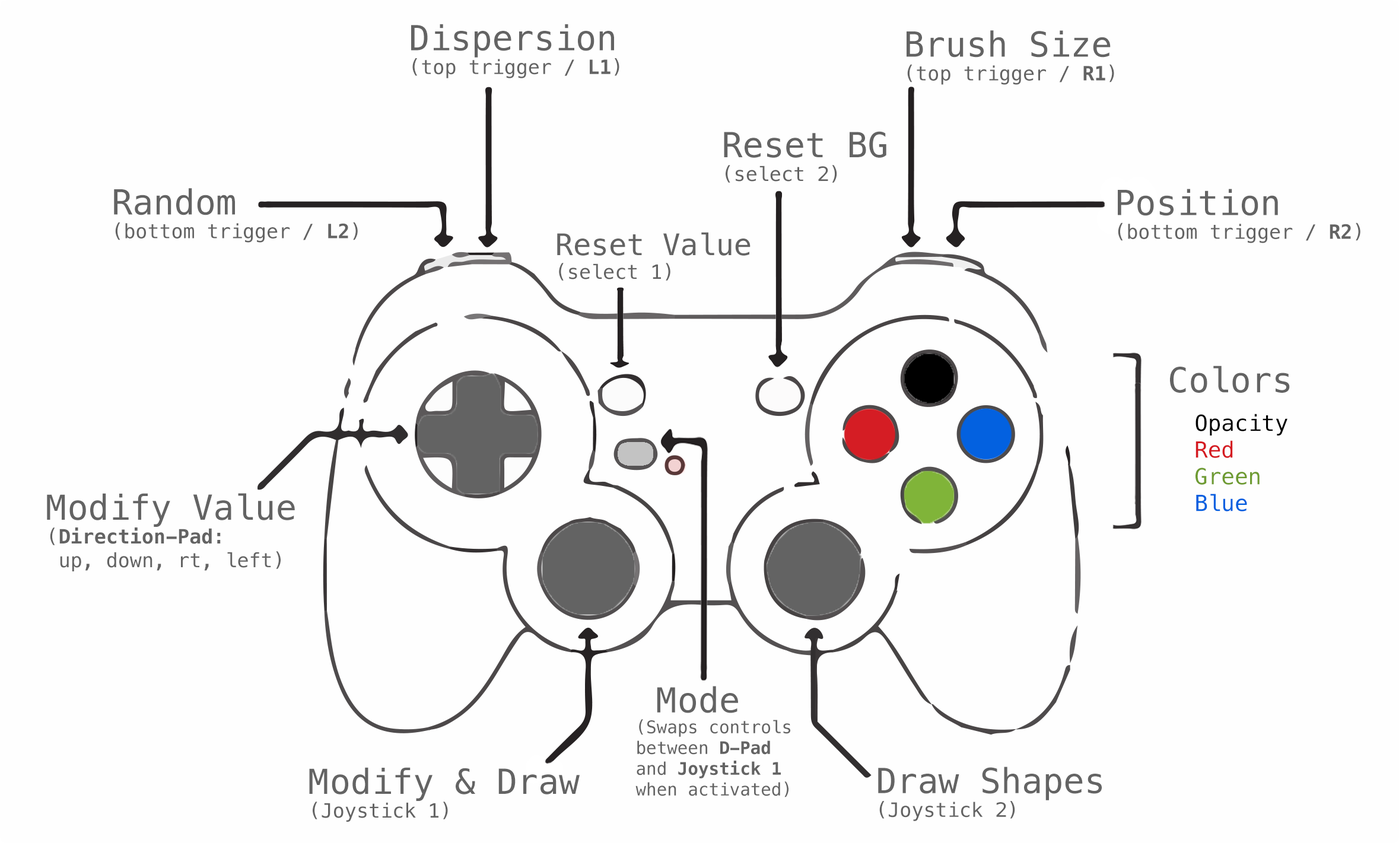
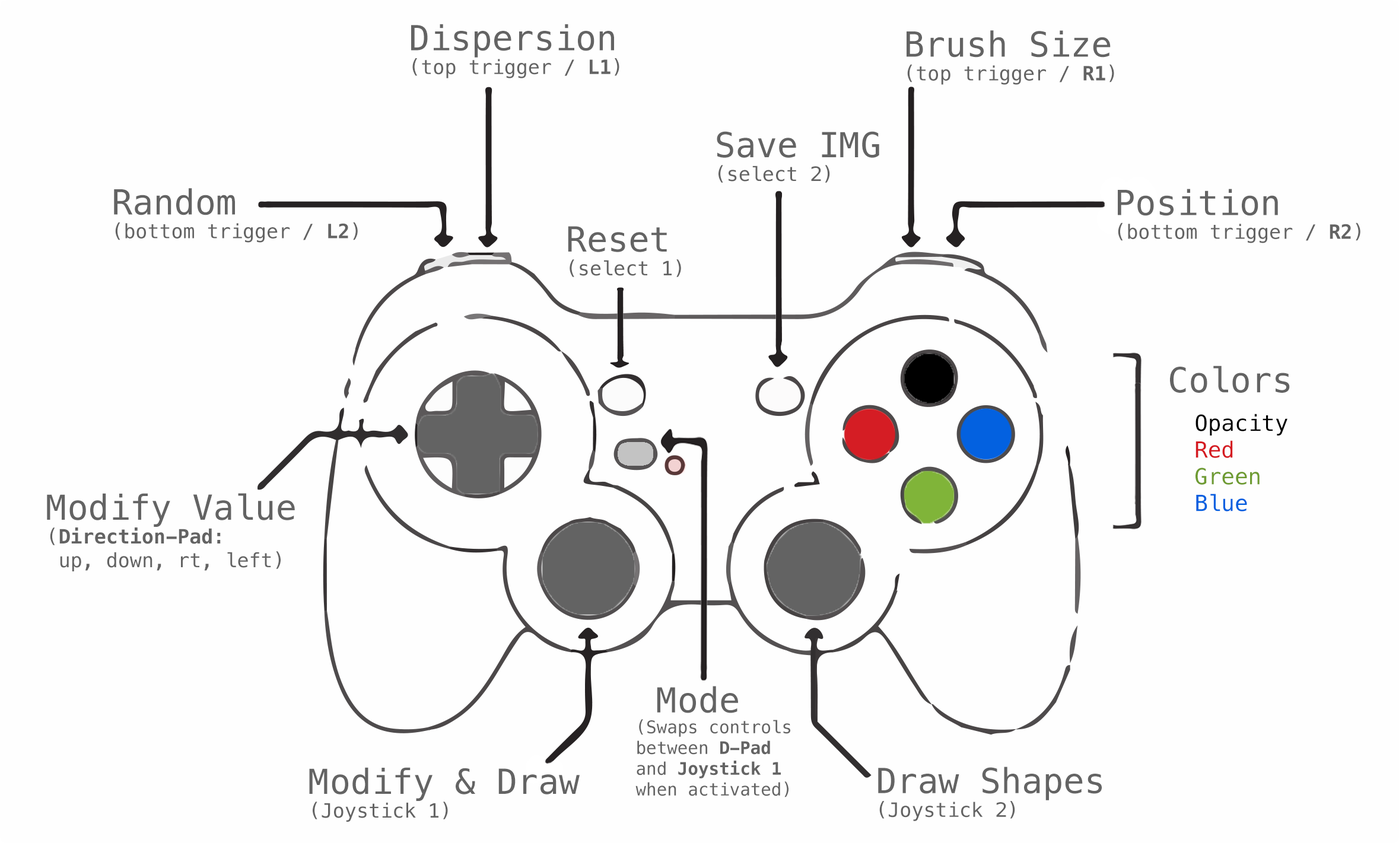
The second (1399, 852) image is a revision of the first. Changes to its layers:
renamed "Reset Value (select 1)" to "Reset (select 1)", painted on it over (556, 225, 751, 281)
renamed "Reset BG (select 2)" to "Save IMG (select 2)", painted on it over (716, 131, 887, 183)
